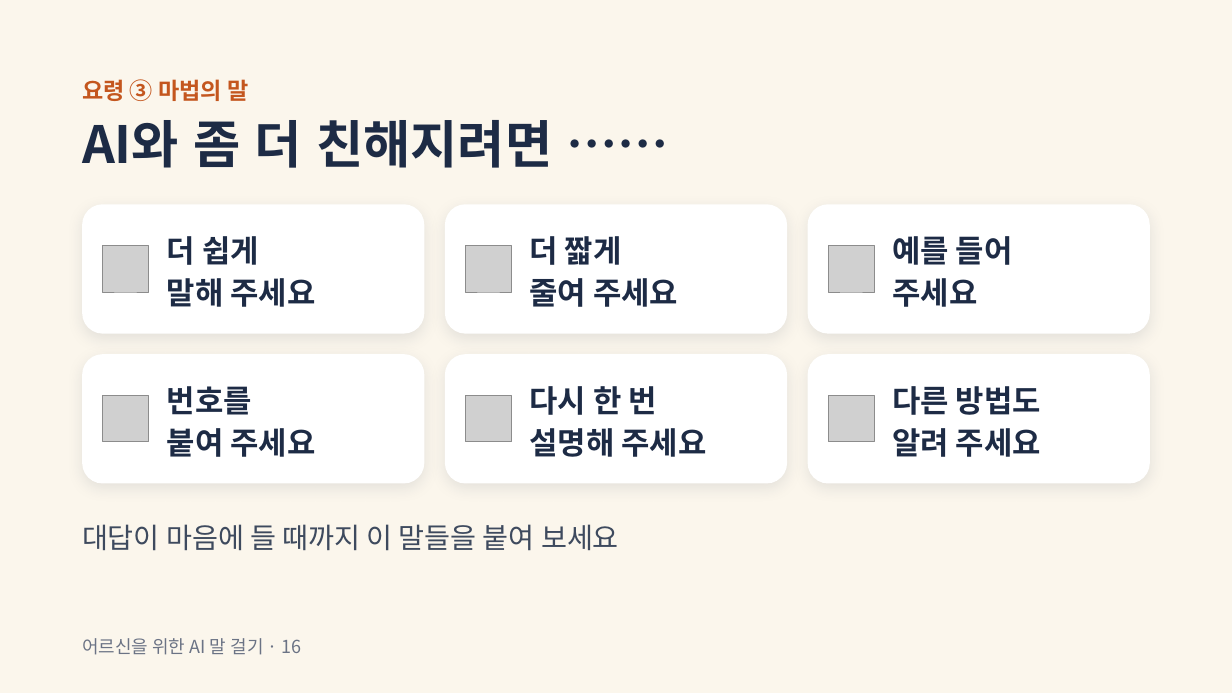
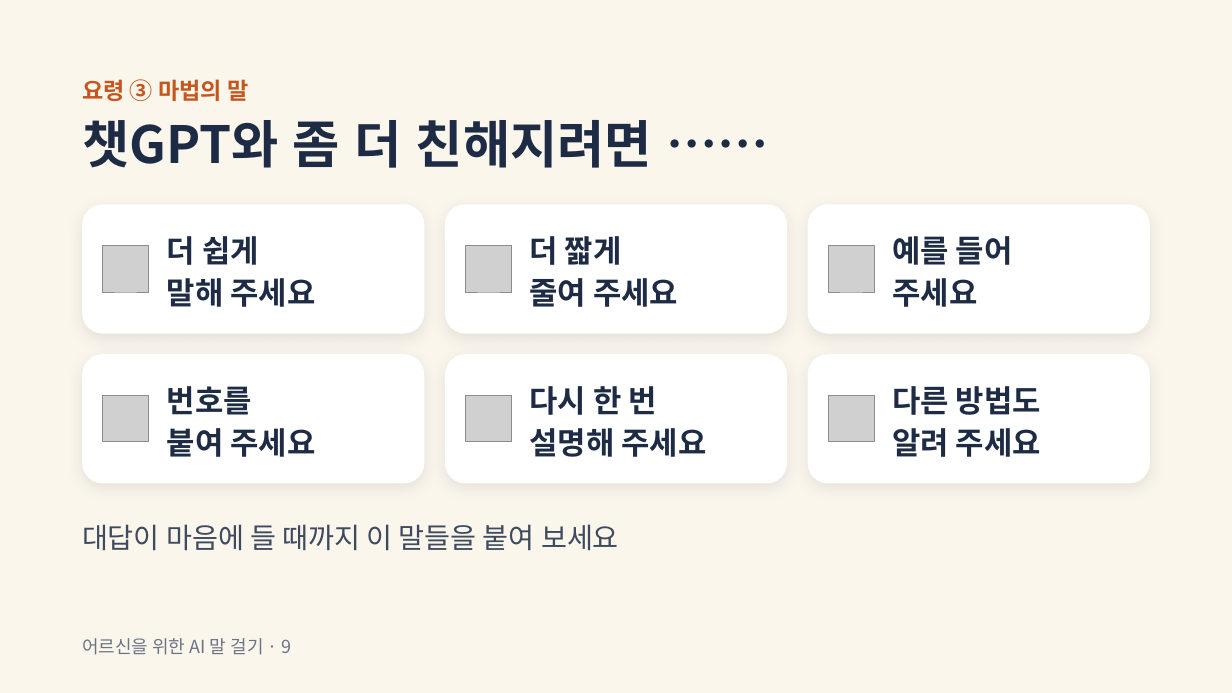
Before and after one commit to bbkilhyun0814-collab/---, a slide deck: slide 9 of ppt/ai와 함께 (카톡 챗GPT).pptx. Drawn at 1232x693 pixels with LibreOffice and Linux fonts; fonts in the diff are those of the drawing; grey boxes stand for pictures. Boxes give left, top, right and bottom in pixels: in the first picture for what was removed or moved away, otherwise in the second. Text is boxed around its words. In the diff, an @@ line names an element or a change of style, - is before the commit and + after.

```diff
--- a/ppt/ai와 함께 (카톡 챗GPT).pptx
+++ b/ppt/ai와 함께 (카톡 챗GPT).pptx
@@ title at [82, 120, 652, 168]: text changed @@
-AI와 좀 더 친해지려면 ……
+챗GPT와 좀 더 친해지려면 ……
@@ text at [82, 638, 292, 655]: text changed @@
-어르신을 위한 AI 말 걸기 · 16
+어르신을 위한 AI 말 걸기 · 9
```
Also in this commit, not shown: 21 other slides changed.
